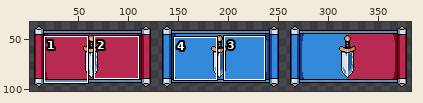
A sprite sheet gets an edit: Assets/Sprites/score flag style.png. Above: a wide view before the commit, with the close-up outlined.
Close-up. The starting point:
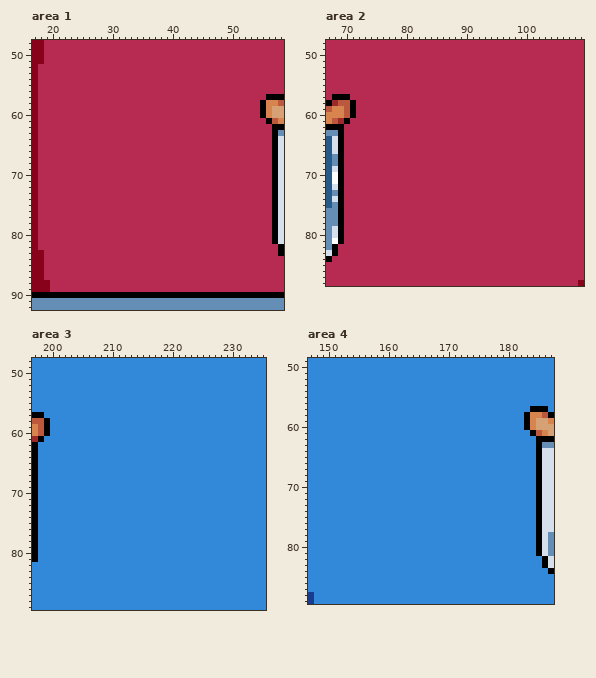
The file is 384x128 pixels. Shown: area 1: x 17..58, y 48..92; area 2: x 67..109, y 48..88; area 3: x 197..235, y 48..89; area 4: x 147..187, y 49..89. The old version is drawn lined up with the new one. The wide view leaves out empty margins. The commit also changed other parts of the picture, which this record leaves out.
Now the later version:
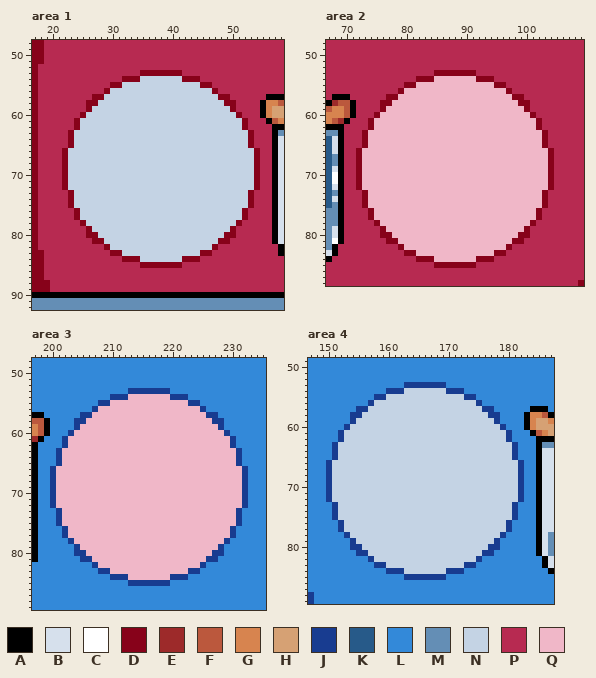
Palette (. is transparent): A #000000  B #d6e0ec  C #ffffff  D #87021a  E #9d2a2a  F #bb583d  G #d7844f  H #d6a174  J #183c90  K #275a89  L #3389d9  M #648eb5  N #c4d3e4  P #b72a51  Q #f0b7c8
Edits made:
drawings rearranged on the sheet (the old picture shows each at its new place)
Changed rows in their new state; - is an unchanged pixel.
Area 1:
first column x 22:
53 -------------DDDDDDD-------------
54 ----------DDDNNNNNNNDDD----------
55 --------DDNNNNNNNNNNNNNDD--------
56 -------DNNNNNNNNNNNNNNNNND-------
57 -----DDNNNNNNNNNNNNNNNNNNNDD-----
58 ----DDNNNNNNNNNNNNNNNNNNNNNDD----
59 ----DNNNNNNNNNNNNNNNNNNNNNNND----
60 ---DNNNNNNNNNNNNNNNNNNNNNNNNND---
61 --DNNNNNNNNNNNNNNNNNNNNNNNNNNND--
62 --DNNNNNNNNNNNNNNNNNNNNNNNNNNND--
63 -DNNNNNNNNNNNNNNNNNNNNNNNNNNNNND-
64 -DNNNNNNNNNNNNNNNNNNNNNNNNNNNNND-
65 -DNNNNNNNNNNNNNNNNNNNNNNNNNNNNND-
66 DNNNNNNNNNNNNNNNNNNNNNNNNNNNNNNND
67 DNNNNNNNNNNNNNNNNNNNNNNNNNNNNNNND
68 DNNNNNNNNNNNNNNNNNNNNNNNNNNNNNNND
69 DNNNNNNNNNNNNNNNNNNNNNNNNNNNNNNND
70 DNNNNNNNNNNNNNNNNNNNNNNNNNNNNNNND
71 DNNNNNNNNNNNNNNNNNNNNNNNNNNNNNNND
72 DNNNNNNNNNNNNNNNNNNNNNNNNNNNNNNND
73 -DNNNNNNNNNNNNNNNNNNNNNNNNNNNNND-
74 -DNNNNNNNNNNNNNNNNNNNNNNNNNNNNND-
75 -DNNNNNNNNNNNNNNNNNNNNNNNNNNNNND-
76 --DNNNNNNNNNNNNNNNNNNNNNNNNNNND--
77 --DNNNNNNNNNNNNNNNNNNNNNNNNNNND--
78 ---DNNNNNNNNNNNNNNNNNNNNNNNNND---
79 ----DNNNNNNNNNNNNNNNNNNNNNNND----
80 ----DDNNNNNNNNNNNNNNNNNNNNNDD----
81 -----DDNNNNNNNNNNNNNNNNNNNDD-----
82 -------DNNNNNNNNNNNNNNNNND-------
83 --------DDNNNNNNNNNNNNNDD--------
84 ----------DDDNNNNNNNDDD----------
85 -------------DDDDDDD-------------
Area 2:
first column x 72:
53 -------------DDDDDDD-------------
54 ----------DDDQQQQQQQDDD----------
55 --------DDQQQQQQQQQQQQQDD--------
56 -------DQQQQQQQQQQQQQQQQQD-------
57 -----DDQQQQQQQQQQQQQQQQQQQDD-----
58 ----DDQQQQQQQQQQQQQQQQQQQQQDD----
59 ----DQQQQQQQQQQQQQQQQQQQQQQQD----
60 ---DQQQQQQQQQQQQQQQQQQQQQQQQQD---
61 --DQQQQQQQQQQQQQQQQQQQQQQQQQQQD--
62 --DQQQQQQQQQQQQQQQQQQQQQQQQQQQD--
63 -DQQQQQQQQQQQQQQQQQQQQQQQQQQQQQD-
64 -DQQQQQQQQQQQQQQQQQQQQQQQQQQQQQD-
65 -DQQQQQQQQQQQQQQQQQQQQQQQQQQQQQD-
66 DQQQQQQQQQQQQQQQQQQQQQQQQQQQQQQQD
67 DQQQQQQQQQQQQQQQQQQQQQQQQQQQQQQQD
68 DQQQQQQQQQQQQQQQQQQQQQQQQQQQQQQQD
69 DQQQQQQQQQQQQQQQQQQQQQQQQQQQQQQQD
70 DQQQQQQQQQQQQQQQQQQQQQQQQQQQQQQQD
71 DQQQQQQQQQQQQQQQQQQQQQQQQQQQQQQQD
72 DQQQQQQQQQQQQQQQQQQQQQQQQQQQQQQQD
73 -DQQQQQQQQQQQQQQQQQQQQQQQQQQQQQD-
74 -DQQQQQQQQQQQQQQQQQQQQQQQQQQQQQD-
75 -DQQQQQQQQQQQQQQQQQQQQQQQQQQQQQD-
76 --DQQQQQQQQQQQQQQQQQQQQQQQQQQQD--
77 --DQQQQQQQQQQQQQQQQQQQQQQQQQQQD--
78 ---DQQQQQQQQQQQQQQQQQQQQQQQQQD---
79 ----DQQQQQQQQQQQQQQQQQQQQQQQD----
80 ----DDQQQQQQQQQQQQQQQQQQQQQDD----
81 -----DDQQQQQQQQQQQQQQQQQQQDD-----
82 -------DQQQQQQQQQQQQQQQQQD-------
83 --------DDQQQQQQQQQQQQQDD--------
84 ----------DDDQQQQQQQDDD----------
85 -------------DDDDDDD-------------
Area 3:
first column x 200:
53 -------------JJJJJJJ-------------
54 ----------JJJQQQQQQQJJJ----------
55 --------JJQQQQQQQQQQQQQJJ--------
56 -------JQQQQQQQQQQQQQQQQQJ-------
57 -----JJQQQQQQQQQQQQQQQQQQQJJ-----
58 ----JJQQQQQQQQQQQQQQQQQQQQQJJ----
59 ----JQQQQQQQQQQQQQQQQQQQQQQQJ----
60 ---JQQQQQQQQQQQQQQQQQQQQQQQQQJ---
61 --JQQQQQQQQQQQQQQQQQQQQQQQQQQQJ--
62 --JQQQQQQQQQQQQQQQQQQQQQQQQQQQJ--
63 -JQQQQQQQQQQQQQQQQQQQQQQQQQQQQQJ-
64 -JQQQQQQQQQQQQQQQQQQQQQQQQQQQQQJ-
65 -JQQQQQQQQQQQQQQQQQQQQQQQQQQQQQJ-
66 JQQQQQQQQQQQQQQQQQQQQQQQQQQQQQQQJ
67 JQQQQQQQQQQQQQQQQQQQQQQQQQQQQQQQJ
68 JQQQQQQQQQQQQQQQQQQQQQQQQQQQQQQQJ
69 JQQQQQQQQQQQQQQQQQQQQQQQQQQQQQQQJ
70 JQQQQQQQQQQQQQQQQQQQQQQQQQQQQQQQJ
71 JQQQQQQQQQQQQQQQQQQQQQQQQQQQQQQQJ
72 JQQQQQQQQQQQQQQQQQQQQQQQQQQQQQQQJ
73 -JQQQQQQQQQQQQQQQQQQQQQQQQQQQQQJ-
74 -JQQQQQQQQQQQQQQQQQQQQQQQQQQQQQJ-
75 -JQQQQQQQQQQQQQQQQQQQQQQQQQQQQQJ-
76 --JQQQQQQQQQQQQQQQQQQQQQQQQQQQJ--
77 --JQQQQQQQQQQQQQQQQQQQQQQQQQQQJ--
78 ---JQQQQQQQQQQQQQQQQQQQQQQQQQJ---
79 ----JQQQQQQQQQQQQQQQQQQQQQQQJ----
80 ----JJQQQQQQQQQQQQQQQQQQQQQJJ----
81 -----JJQQQQQQQQQQQQQQQQQQQJJ-----
82 -------JQQQQQQQQQQQQQQQQQJ-------
83 --------JJQQQQQQQQQQQQQJJ--------
84 ----------JJJQQQQQQQJJJ----------
85 -------------JJJJJJJ-------------
Area 4:
first column x 150:
53 -------------JJJJJJJ-------------
54 ----------JJJNNNNNNNJJJ----------
55 --------JJNNNNNNNNNNNNNJJ--------
56 -------JNNNNNNNNNNNNNNNNNJ-------
57 -----JJNNNNNNNNNNNNNNNNNNNJJ-----
58 ----JJNNNNNNNNNNNNNNNNNNNNNJJ----
59 ----JNNNNNNNNNNNNNNNNNNNNNNNJ----
60 ---JNNNNNNNNNNNNNNNNNNNNNNNNNJ---
61 --JNNNNNNNNNNNNNNNNNNNNNNNNNNNJ--
62 --JNNNNNNNNNNNNNNNNNNNNNNNNNNNJ--
63 -JNNNNNNNNNNNNNNNNNNNNNNNNNNNNNJ-
64 -JNNNNNNNNNNNNNNNNNNNNNNNNNNNNNJ-
65 -JNNNNNNNNNNNNNNNNNNNNNNNNNNNNNJ-
66 JNNNNNNNNNNNNNNNNNNNNNNNNNNNNNNNJ
67 JNNNNNNNNNNNNNNNNNNNNNNNNNNNNNNNJ
68 JNNNNNNNNNNNNNNNNNNNNNNNNNNNNNNNJ
69 JNNNNNNNNNNNNNNNNNNNNNNNNNNNNNNNJ
70 JNNNNNNNNNNNNNNNNNNNNNNNNNNNNNNNJ
71 JNNNNNNNNNNNNNNNNNNNNNNNNNNNNNNNJ
72 JNNNNNNNNNNNNNNNNNNNNNNNNNNNNNNNJ
73 -JNNNNNNNNNNNNNNNNNNNNNNNNNNNNNJ-
74 -JNNNNNNNNNNNNNNNNNNNNNNNNNNNNNJ-
75 -JNNNNNNNNNNNNNNNNNNNNNNNNNNNNNJ-
76 --JNNNNNNNNNNNNNNNNNNNNNNNNNNNJ--
77 --JNNNNNNNNNNNNNNNNNNNNNNNNNNNJ--
78 ---JNNNNNNNNNNNNNNNNNNNNNNNNNJ---
79 ----JNNNNNNNNNNNNNNNNNNNNNNNJ----
80 ----JJNNNNNNNNNNNNNNNNNNNNNJJ----
81 -----JJNNNNNNNNNNNNNNNNNNNJJ-----
82 -------JNNNNNNNNNNNNNNNNNJ-------
83 --------JJNNNNNNNNNNNNNJJ--------
84 ----------JJJNNNNNNNJJJ----------
85 -------------JJJJJJJ-------------
